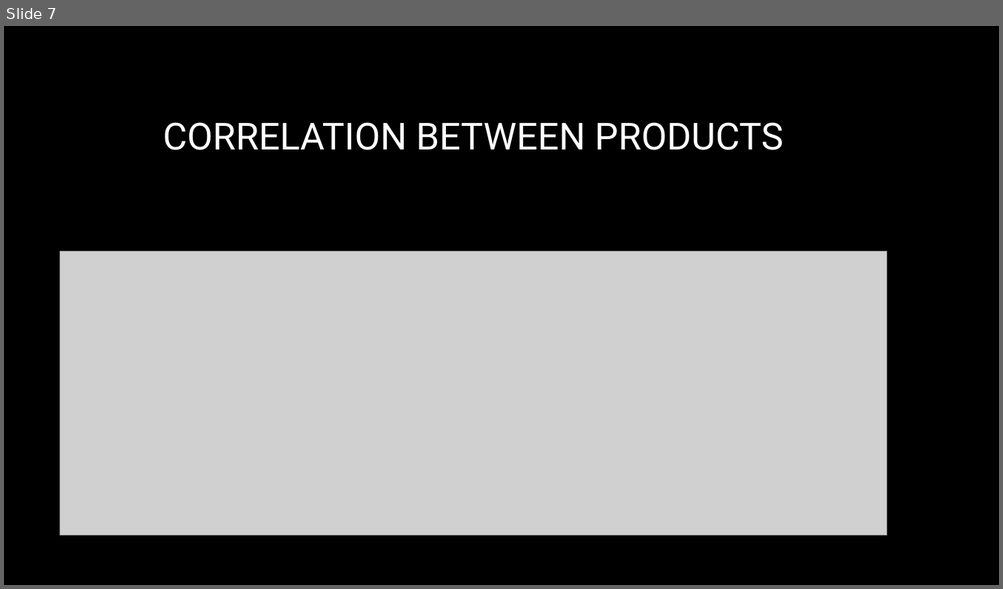
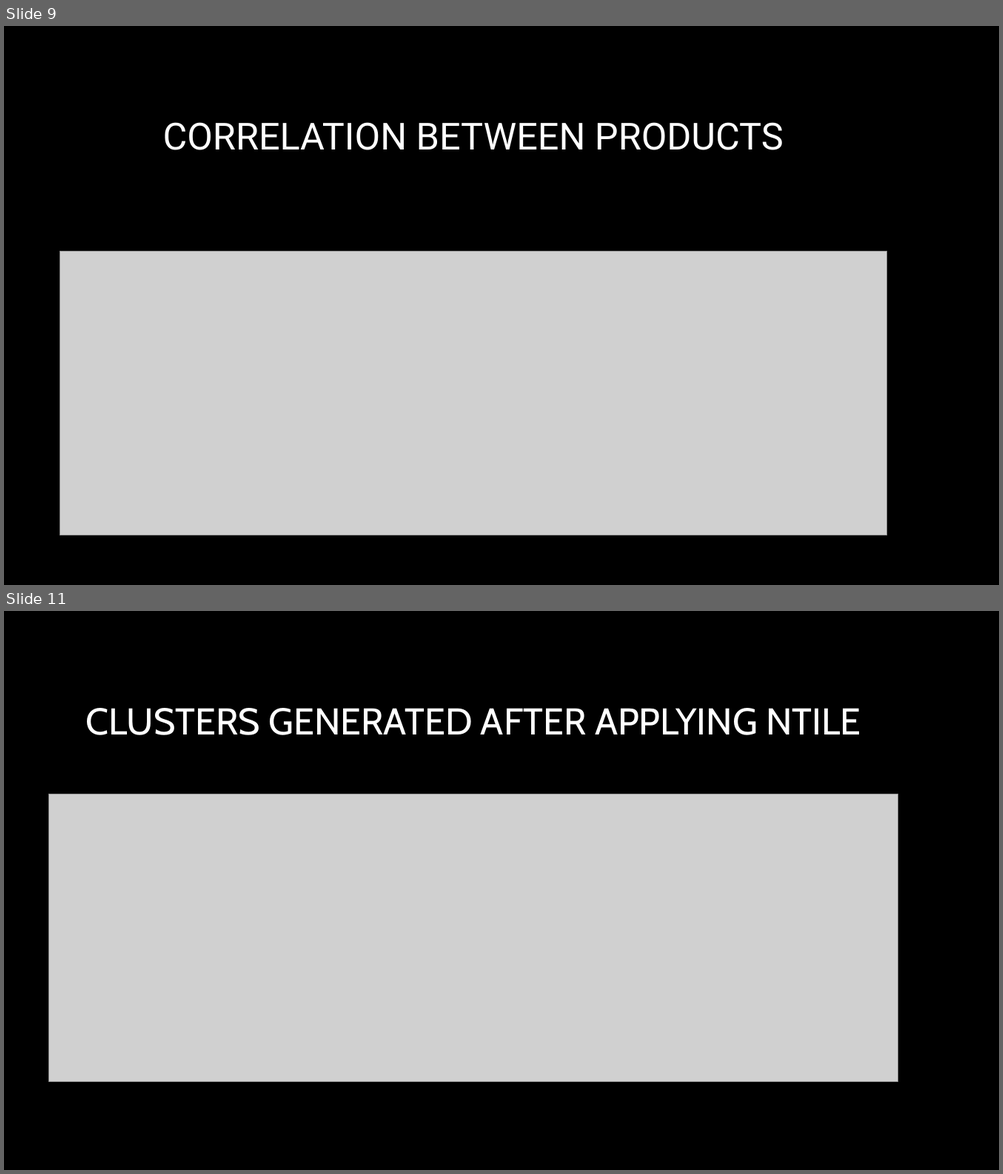
Before and after one commit to Ron-17/Portfolio-Project_SQL, a slide deck: SQL PORTFOLIO PROJECT New.pptm. Shown one above the other, each under a label of ours: slide 7 before the commit, slides 9 and 11 after it; the slides between them are not shown. The pictures are 1003x589 and 1003x1174 pixels, drawn with LibreOffice and Linux fonts; fonts in the diff are those of the drawing; grey boxes stand for pictures; background and template pictures are left out. Boxes give left, top, right and bottom in pixels: in the first picture for what was removed or moved away, otherwise in the second. Text is boxed around its words. In the diff, an @@ line names an element or a change of style, - is before the commit and + after.

```diff
--- a/SQL PORTFOLIO PROJECT New.pptm
+++ b/SQL PORTFOLIO PROJECT New.pptm
@@ slide 11 added at <box>4,611,999,1170</box>, background picture (left out) @@
@@ title added at <box>85,708,860,735</box>, 36 pt, text #FFFFFF @@
+CLUSTERS GENERATED AFTER APPLYING NTILE
@@ picture added at <box>48,795,897,1082</box> @@
@@ what was slide 7 is now slide 9 @@
```
Also in this commit, not shown: 4 other slides added.
